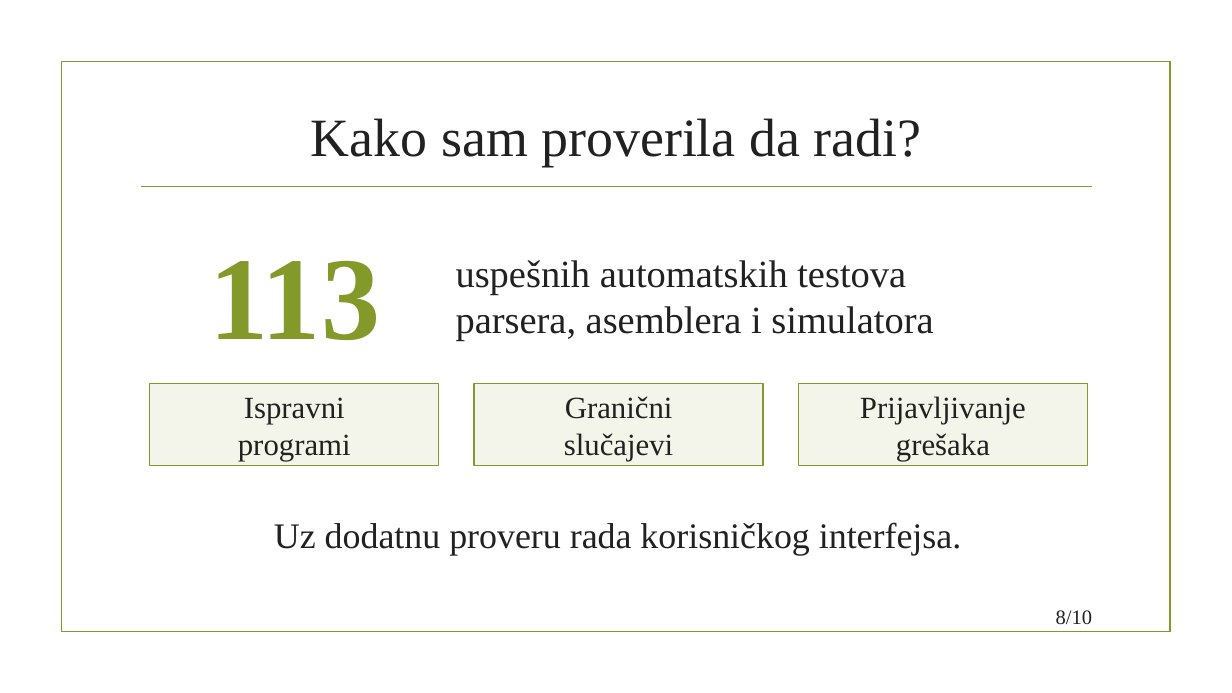
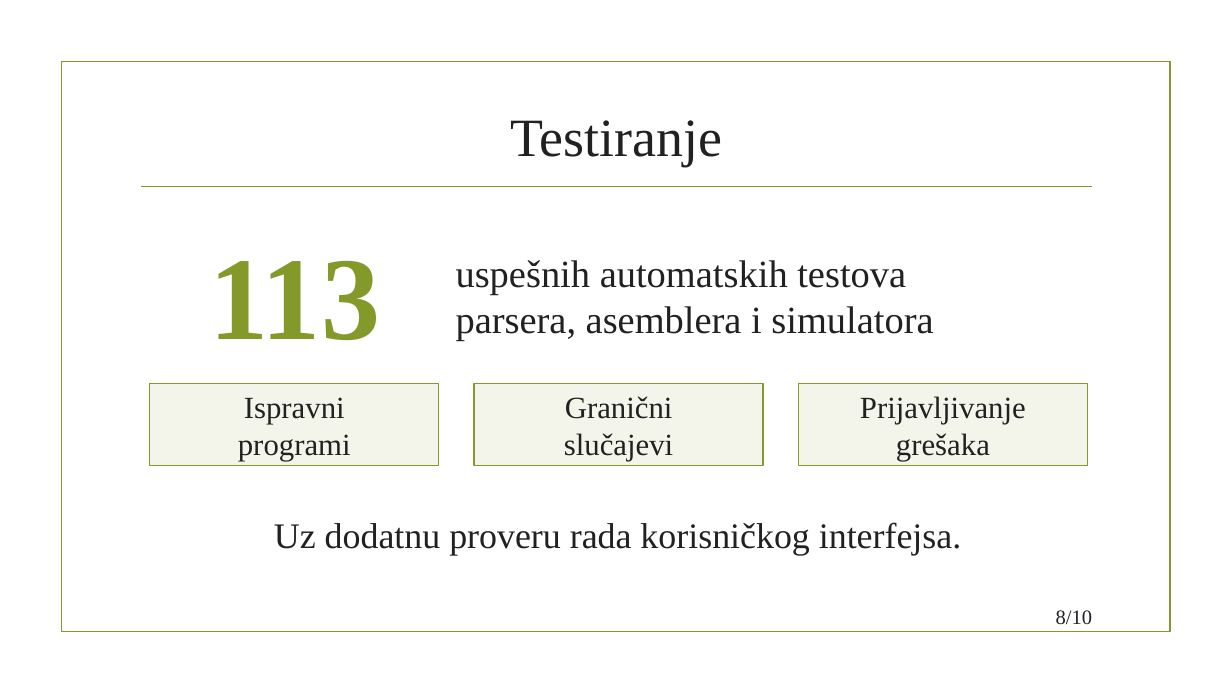
Before and after one commit to dunja-j/RiscV-debug-console, a slide deck: slide 8 of docs/prezentacija/Prezentacija-odbrana.pptx. Drawn at 1232x693 pixels with LibreOffice and Linux fonts; fonts in the diff are those of the drawing; background and template pictures are left out. Boxes give left, top, right and bottom in pixels: in the first picture for what was removed or moved away, otherwise in the second. Text is boxed around its words. In the diff, an @@ line names an element or a change of style, - is before the commit and + after.

```diff
--- a/docs/prezentacija/Prezentacija-odbrana.pptx
+++ b/docs/prezentacija/Prezentacija-odbrana.pptx
@@ text at (x1=510, y1=120, x2=721, y2=166): text changed @@
-Kako sam proverila da radi?
+Testiranje
```
Also in this commit, not shown: 4 other slides changed.
